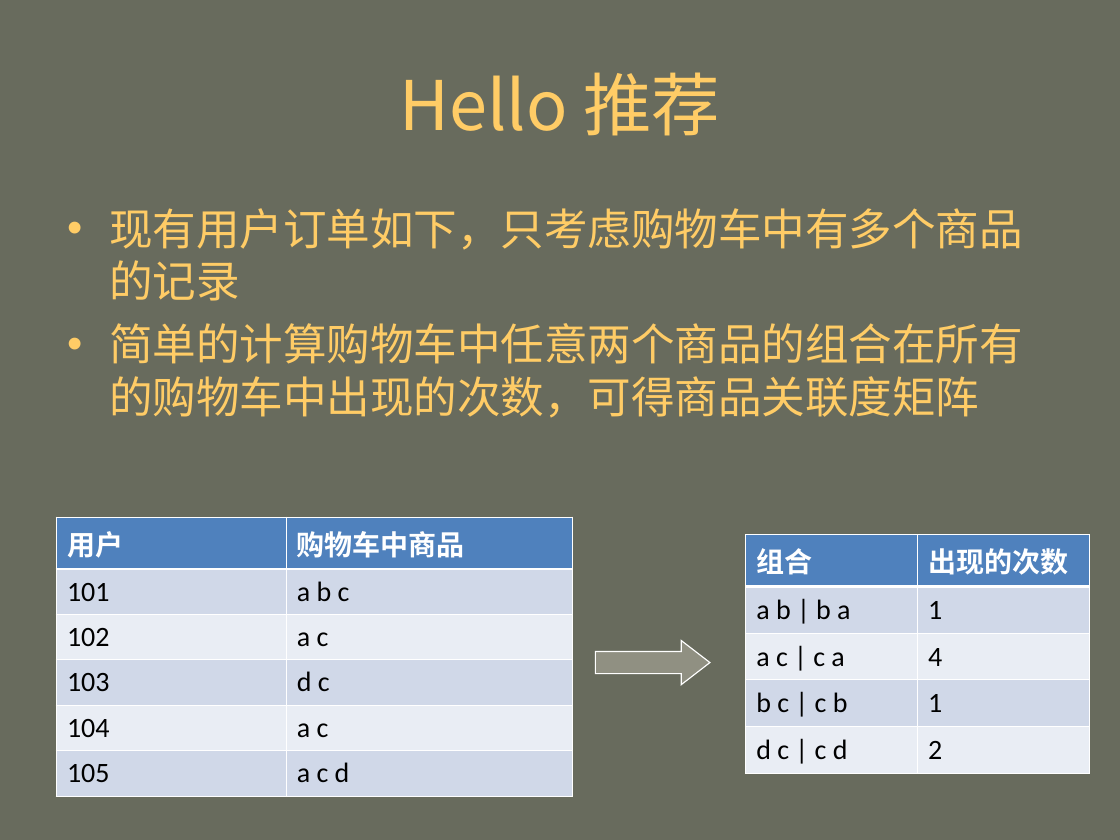
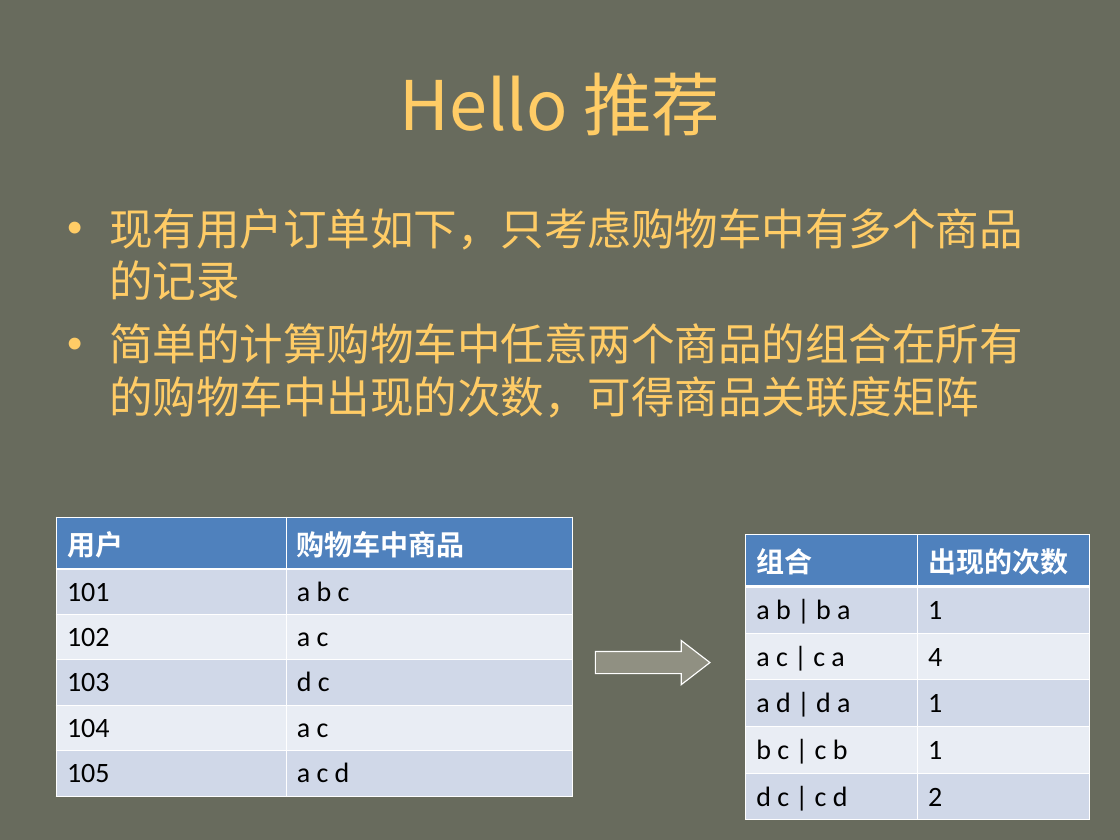
Before and after one commit to mahengyang/code, a slide deck: slide 11 of puffin/个性化推荐.ppt. Drawn at 1120x840 pixels with LibreOffice and Linux fonts; fonts in the diff are those of the drawing. Boxes give left, top, right and bottom in pixels: in the first picture for what was removed or moved away, otherwise in the second. Text is boxed around its words. In the diff, an @@ line names an element or a change of style, - is before the commit and + after.

```diff
--- a/puffin/个性化推荐.ppt
+++ b/puffin/个性化推荐.ppt
@@ table at box(745, 534, 1089, 818) @@
+row 4: a d | d a | 1
```
Also in this commit, not shown: 1 other slide changed, 8 other files.
